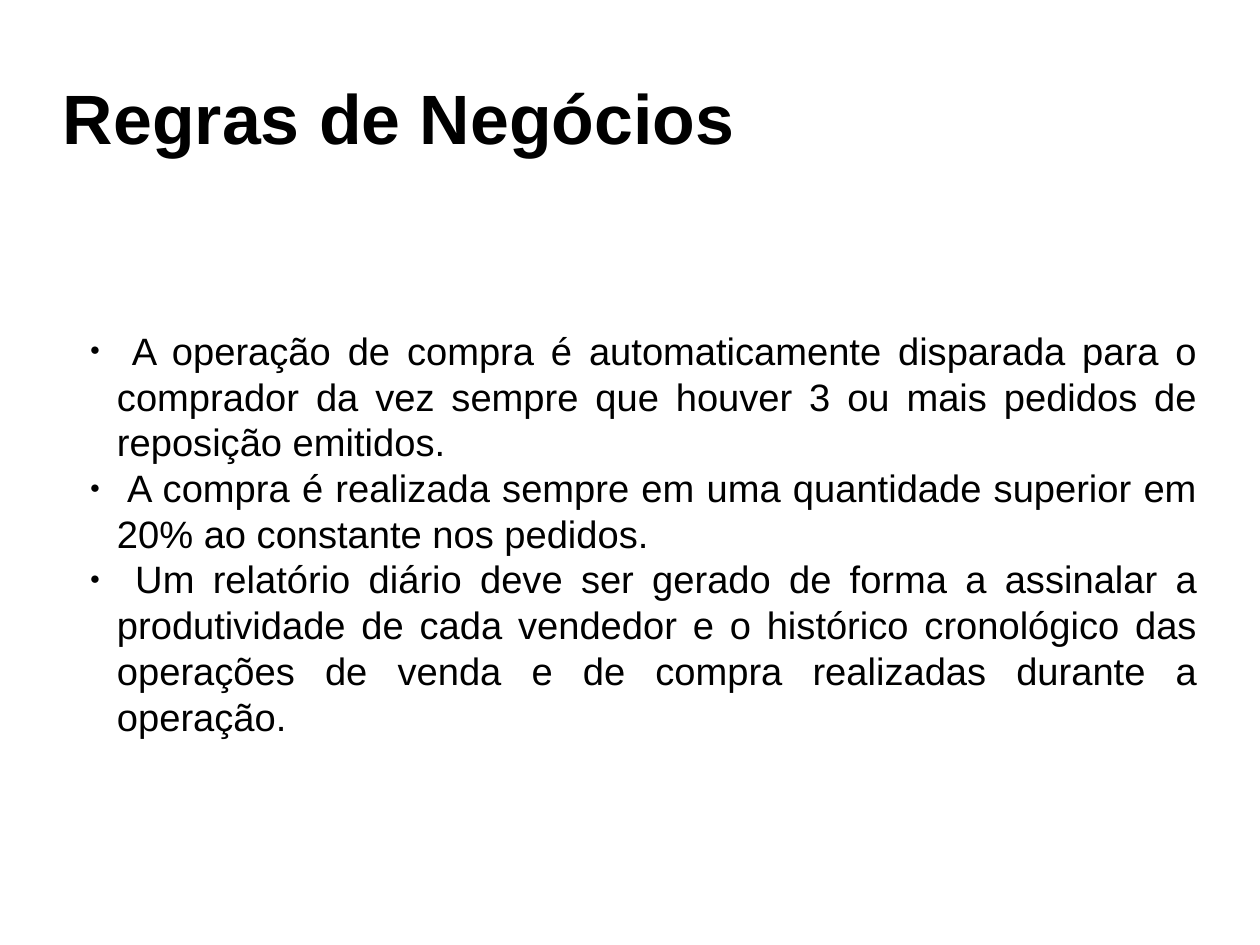
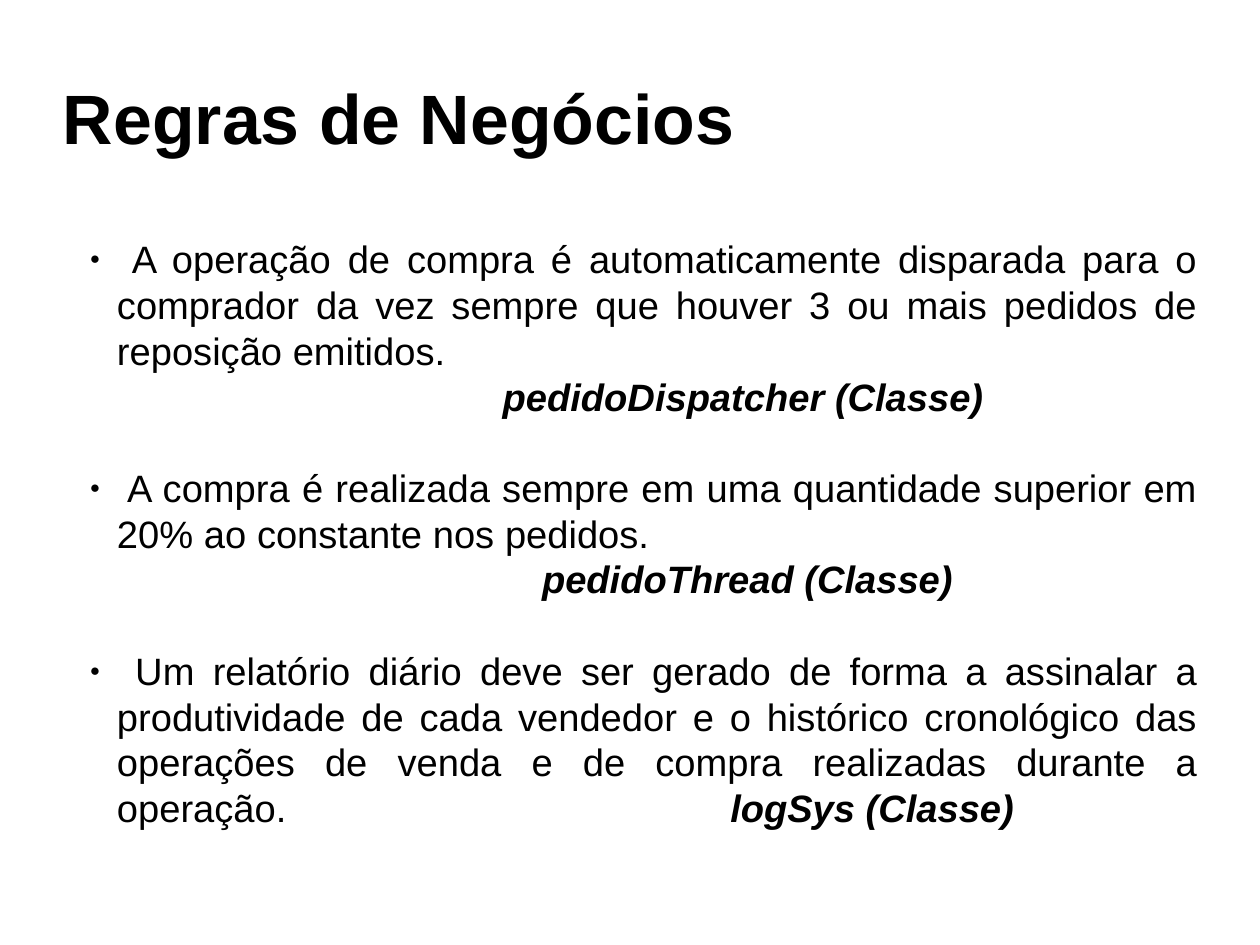
Before and after one commit to brunobuss/lojasim, a slide deck: slide 8 of docs/Apresentação_SO.odp. Drawn at 1260x945 pixels with LibreOffice and Linux fonts; fonts in the diff are those of the drawing. Boxes give left, top, right and bottom in pixels: in the first picture for what was removed or moved away, otherwise in the second. Text is boxed around its words. In the diff, an @@ line names an element or a change of style, - is before the commit and + after.

```diff
--- a/docs/Apresentação_SO.odp
+++ b/docs/Apresentação_SO.odp
@@ subtitle at (117, 245, 1197, 830): text changed @@
-  ● A operação de compra é automaticamente disparada para o comprador da vez sempre que houver 3 ou mais pedidos de reposição emitidos.
-  ● A compra é realizada sempre em uma quantidade superior em 20% ao constante nos pedidos.
-  ● Um relatório diário deve ser gerado de forma a assinalar a produtividade de cada vendedor e o histórico cronológico das operações de venda e de compra realizadas durante a operação.
+  ● A operação de compra é automaticamente disparada para o comprador da vez sempre que houver 3 ou mais pedidos de reposição emitidos. pedidoDispatcher (Classe)
+  ● A compra é realizada sempre em uma quantidade superior em 20% ao constante nos pedidos. pedidoThread (Classe)
+  ● Um relatório diário deve ser gerado de forma a assinalar a produtividade de cada vendedor e o histórico cronológico das operações de venda e de compra realizadas durante a operação. logSys (Classe)
```
Also in this commit, not shown: 5 other slides changed, 4 slides added, 2 slides removed, 2 other files.
